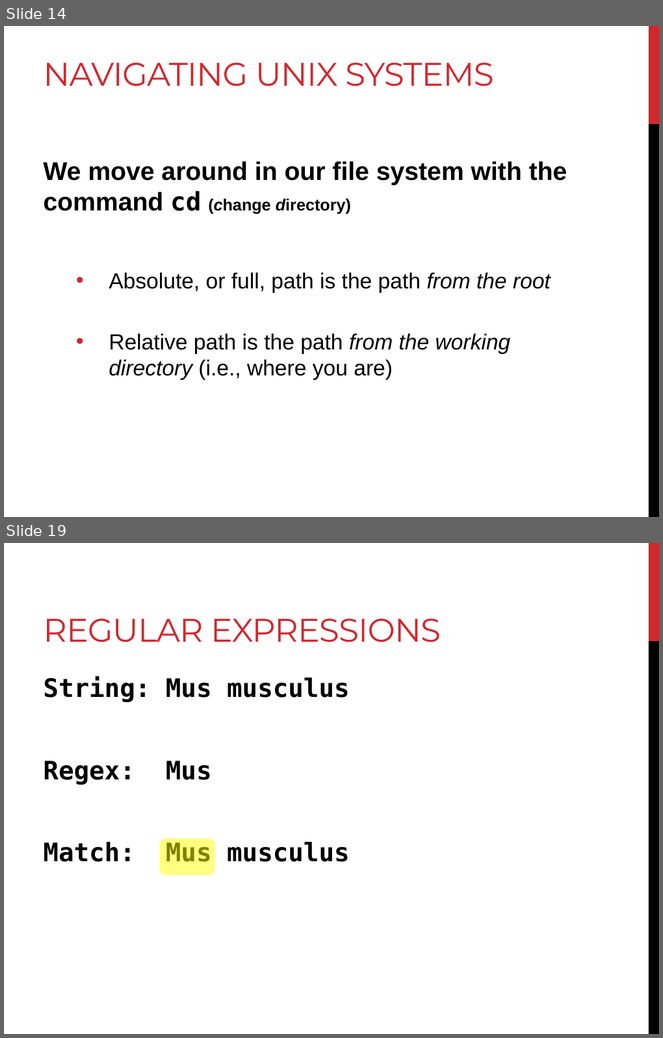
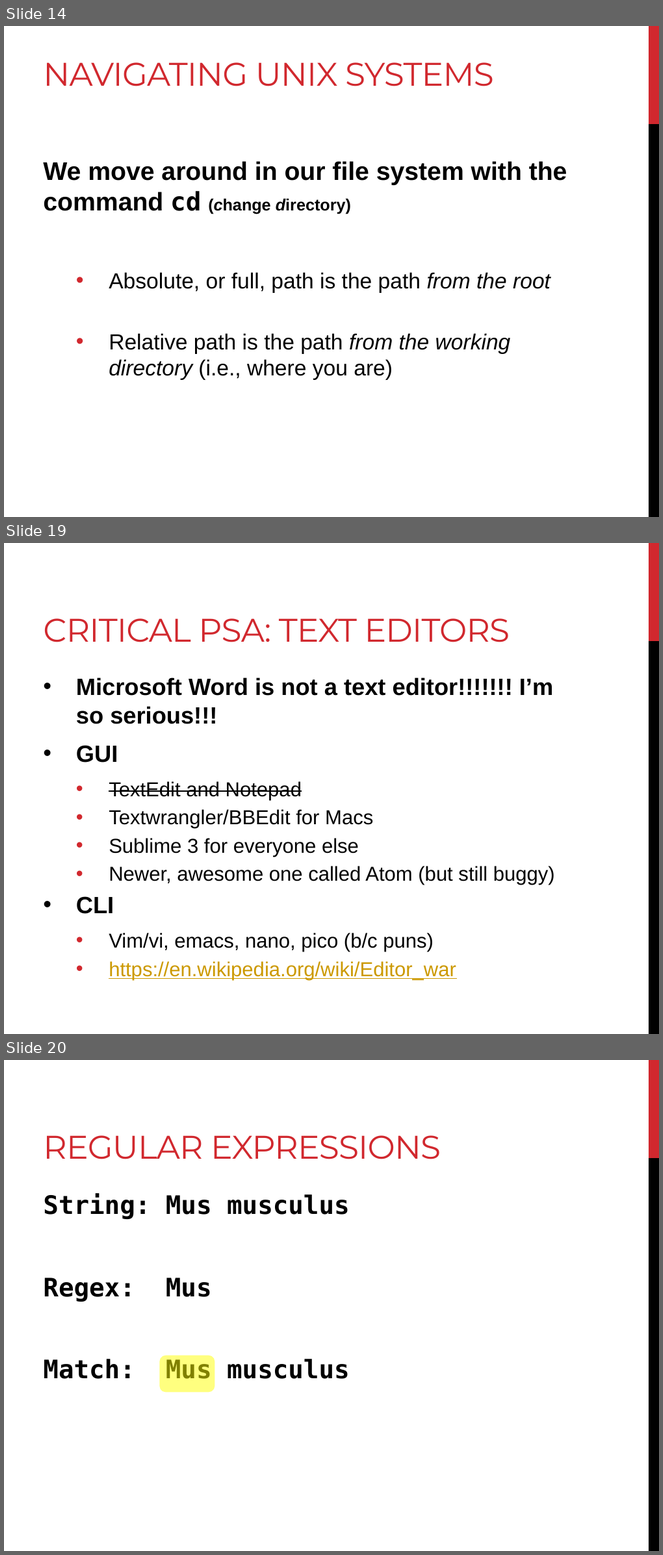
Before and after one commit to sjspielman/lacawac2017, a slide deck: day2/commandline.pptx. Shown one above the other, each under a label of ours: slides 14 and 19 before the commit, slides 14, 19 and 20 after it; the slides between them are not shown. The pictures are 663x1038 and 663x1555 pixels, drawn with LibreOffice and Linux fonts; fonts in the diff are those of the drawing. Boxes give left, top, right and bottom in pixels: in the first picture for what was removed or moved away, otherwise in the second. Text is boxed around its words. In the diff, an @@ line names an element or a change of style, - is before the commit and + after.

```diff
--- a/day2/commandline.pptx
+++ b/day2/commandline.pptx
@@ slide 19 added at <box>4,543,659,1034</box>, background #FFFFFF; not listed: 2 template elements that a slide beside it also shows @@
@@ title added at <box>43,618,510,642</box>, 36 pt, text #D1282E @@
+CRITICAL PSA: TEXT EDITORS
@@ text added at <box>76,678,555,980</box>, 22.2 pt, text #000000 @@
+• Microsoft Word is not a text editor!!!!!!! I’m so serious!!!
+• GUI
+  • TextEdit and Notepad
+  • Textwrangler/BBEdit for Macs
+  • Sublime 3 for everyone else
+  • Newer, awesome one called Atom (but still buggy)
+• CLI
+  • Vim/vi, emacs, nano, pico (b/c puns)
+  • https://en.wikipedia.org/wiki/Editor_war
@@ what was slide 19 is now slide 20 @@
```
Also in this commit, not shown: 3 slides changed, 1 other slide added, 1 slide removed, 8 other files.
